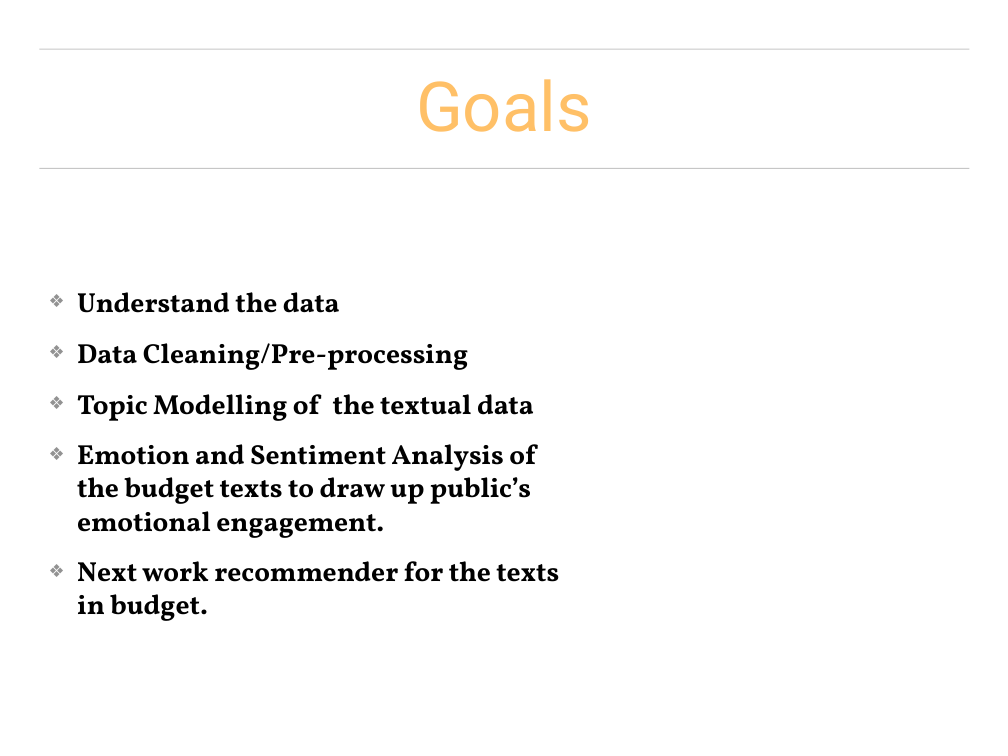
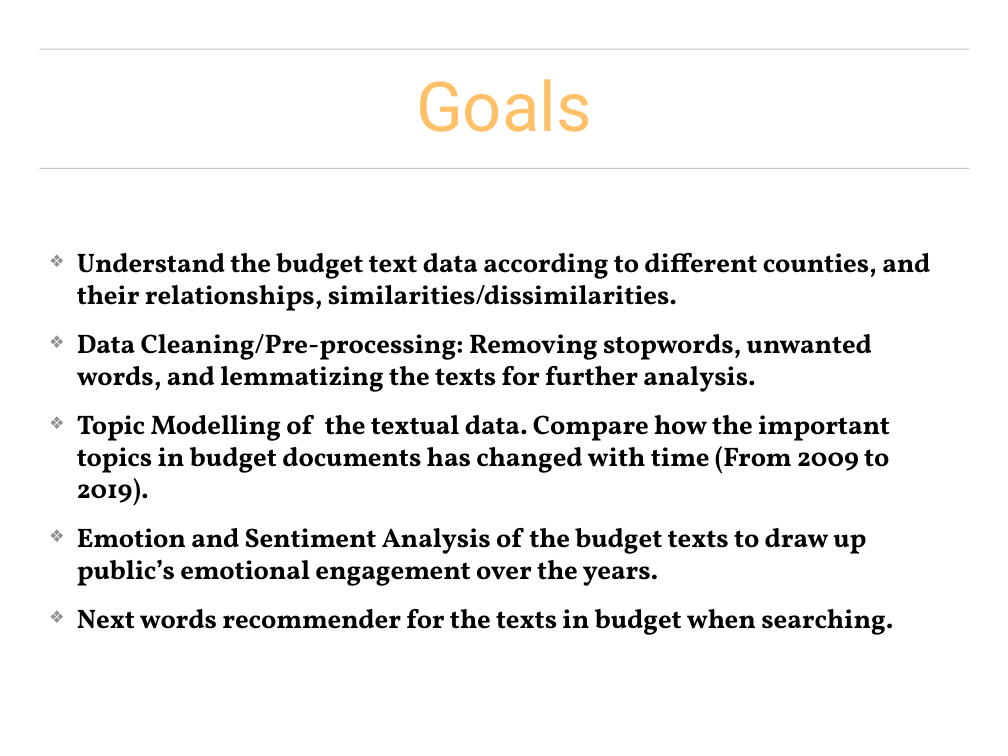
Before and after one commit to UNCG-CSE/Budget_Text_Analysis, a slide deck: slide 4 of doc/Presentations/Budget_Text_ProjectPresentation.pptx (slide 3 before the commit). Drawn at 1008x756 pixels with LibreOffice and Linux fonts; fonts in the diff are those of the drawing; background and template pictures are left out. Boxes give left, top, right and bottom in pixels: in the first picture for what was removed or moved away, otherwise in the second. Text is boxed around its words. In the diff, an @@ line names an element or a change of style, - is before the commit and + after.

Commit message:
pptx updated

```diff
--- a/doc/Presentations/Budget_Text_ProjectPresentation.pptx
+++ b/doc/Presentations/Budget_Text_ProjectPresentation.pptx
@@ text at [77,253,930,635]: text changed; size 28 to 27.2 pt @@
-❖ Understand the data
-❖ Data Cleaning/Pre-processing
-❖ Topic Modelling of the textual data
-❖ Emotion and Sentiment Analysis of the budget texts to draw up public’s emotional engagement.
-❖ Next work recommender for the texts in budget.
+❖ Understand the budget text data according to different counties, and their relationships, similarities/dissimilarities.
+❖ Data Cleaning/Pre-processing: Removing stopwords, unwanted words, and lemmatizing the texts for further analysis.
+❖ Topic Modelling of the textual data. Compare how the important topics in budget documents has changed with time (From 2009 to 2019).
+❖ Emotion and Sentiment Analysis of the budget texts to draw up public’s emotional engagement over the years.
+❖ Next words recommender for the texts in budget when searching.
```
Also in this commit, not shown: 4 other slides changed, 4 slides added.
